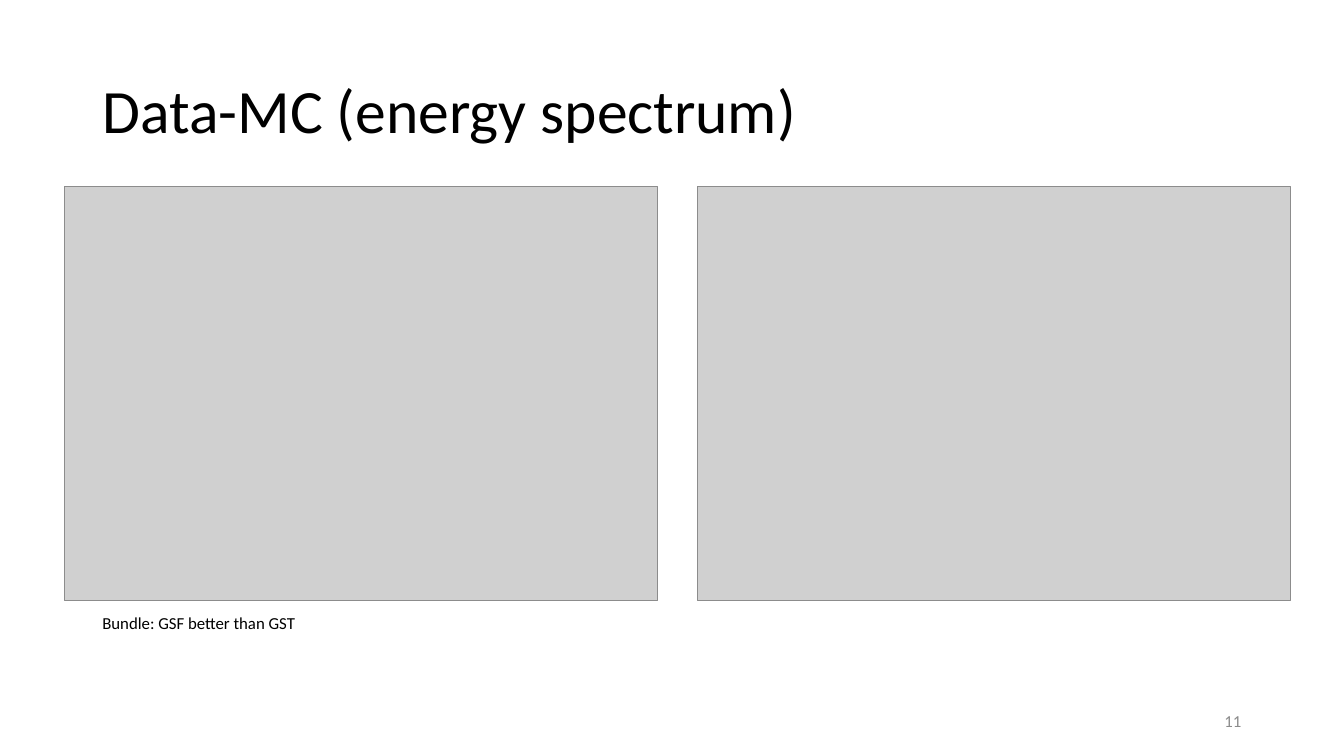
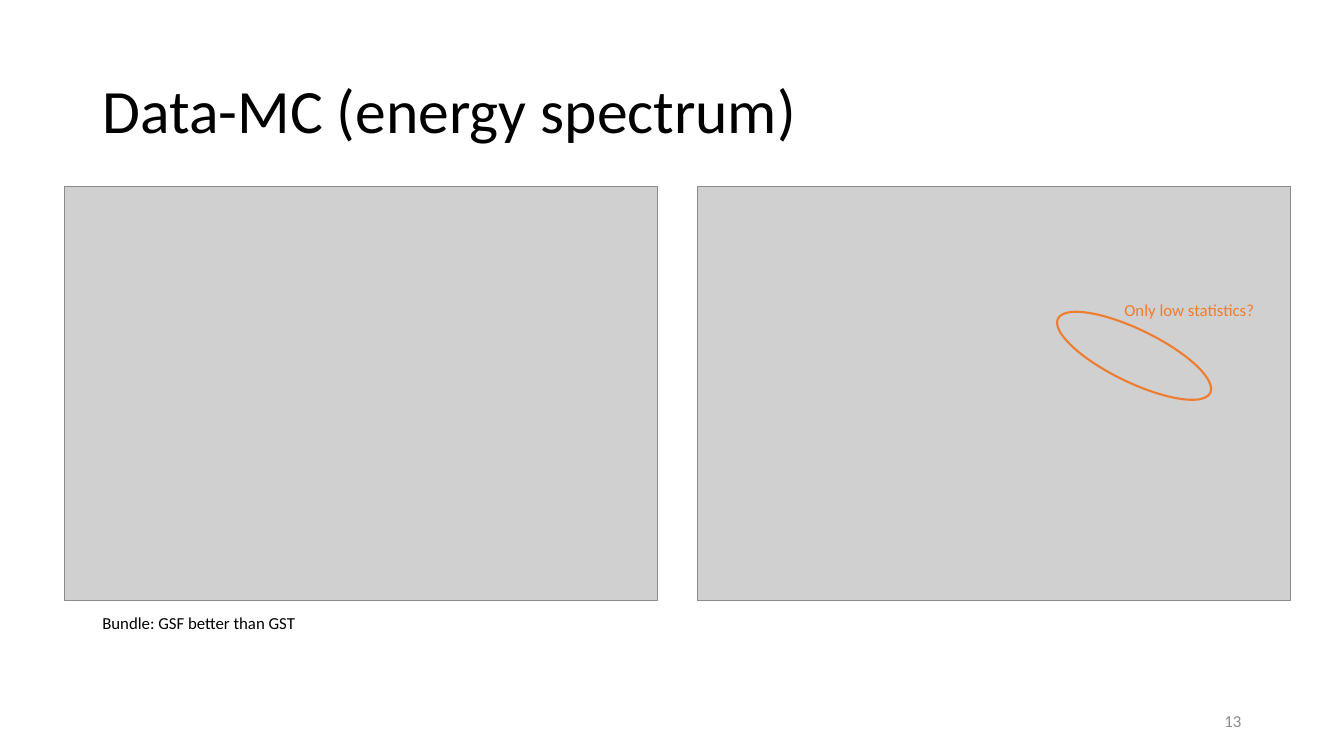
Before and after one commit to pascalgutjahr/presentations, a slide deck: slide 14 of cr_group/prompt_20230831.pptx (slide 12 before the commit). Drawn at 1344x756 pixels with LibreOffice and Linux fonts; fonts in the diff are those of the drawing; grey boxes stand for pictures. Boxes give left, top, right and bottom in pixels: in the first picture for what was removed or moved away, otherwise in the second. Text is boxed around its words. In the diff, an @@ line names an element or a change of style, - is before the commit and + after.

```diff
--- a/cr_group/prompt_20230831.pptx
+++ b/cr_group/prompt_20230831.pptx
@@ ellipse added at box(1047, 295, 1222, 417), outline #ED7D31 1.5 pt @@
@@ text added at box(1124, 304, 1254, 319), 12 pt, text #ED7D31 @@
+Only low statistics?
@@ page number at box(1224, 716, 1241, 727): text changed @@
-11
+13
```
Also in this commit, not shown: 4 other slides changed, 8 slides added.
